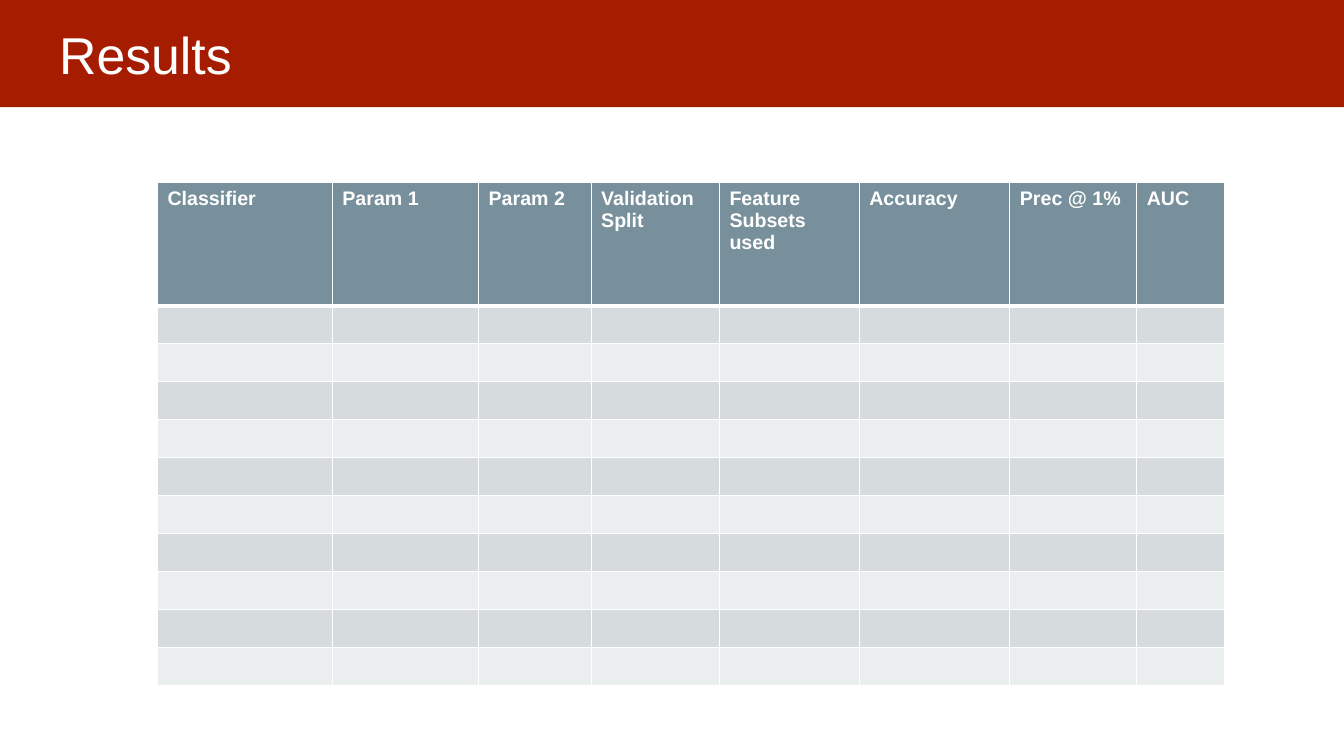
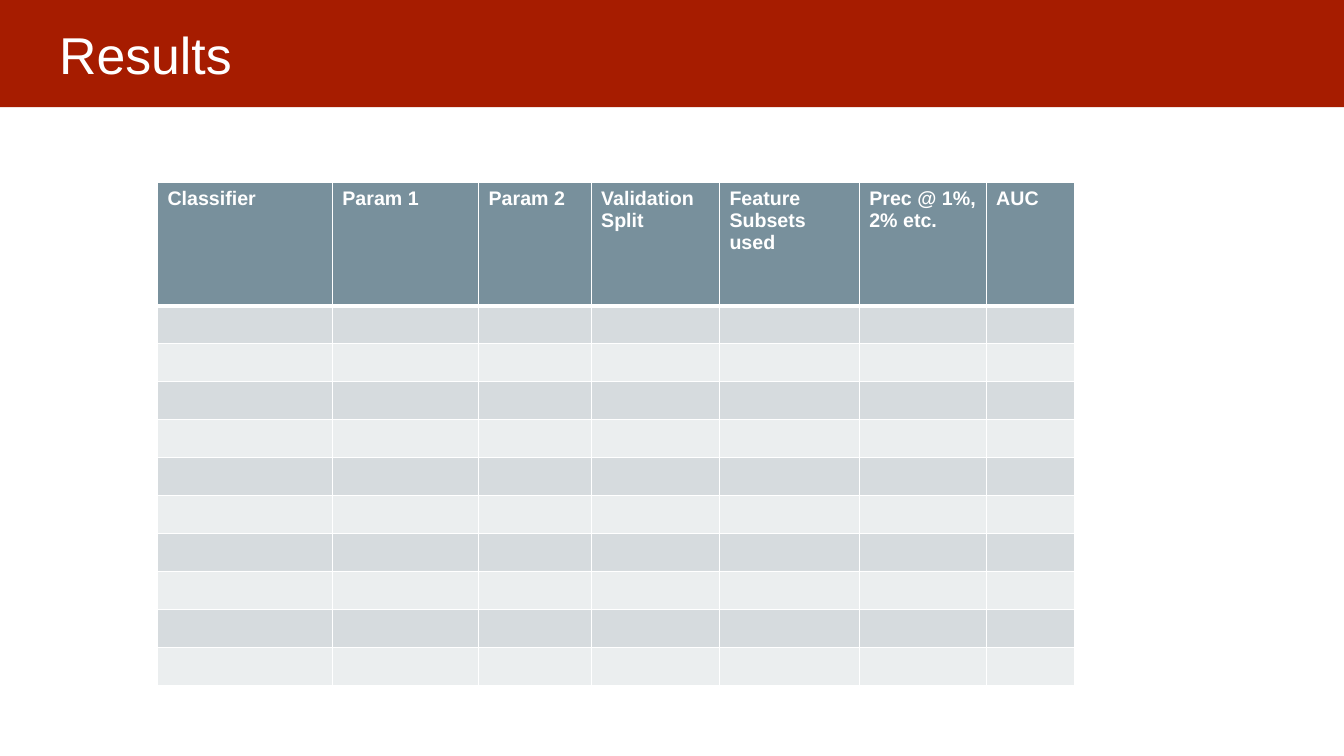
Before and after one commit to dssg/MLinPractice, a slide deck: slide 12 of Lectures/Lecture10-ModelSelection2.pptx. Drawn at 1344x756 pixels with LibreOffice and Linux fonts; fonts in the diff are those of the drawing. Boxes give left, top, right and bottom in pixels: in the first picture for what was removed or moved away, otherwise in the second. Text is boxed around its words. In the diff, an @@ line names an element or a change of style, - is before the commit and + after.

```diff
--- a/Lectures/Lecture10-ModelSelection2.pptx
+++ b/Lectures/Lecture10-ModelSelection2.pptx
@@ table at (157, 182, 1075, 686) @@
-column 6: Accuracy |  |  |  |  |  |  |  |  |  | 
-column 7: Prec @ 1% |  |  |  |  |  |  |  |  |  | 
+column 6: Prec @ 1%, 2% etc. |  |  |  |  |  |  |  |  |  | 
@@ table: place and size @@
-table at (157, 182, 1225, 686)
+table at (157, 182, 1075, 686)
```
Also in this commit, not shown: 4 slides removed, 1 other file.
